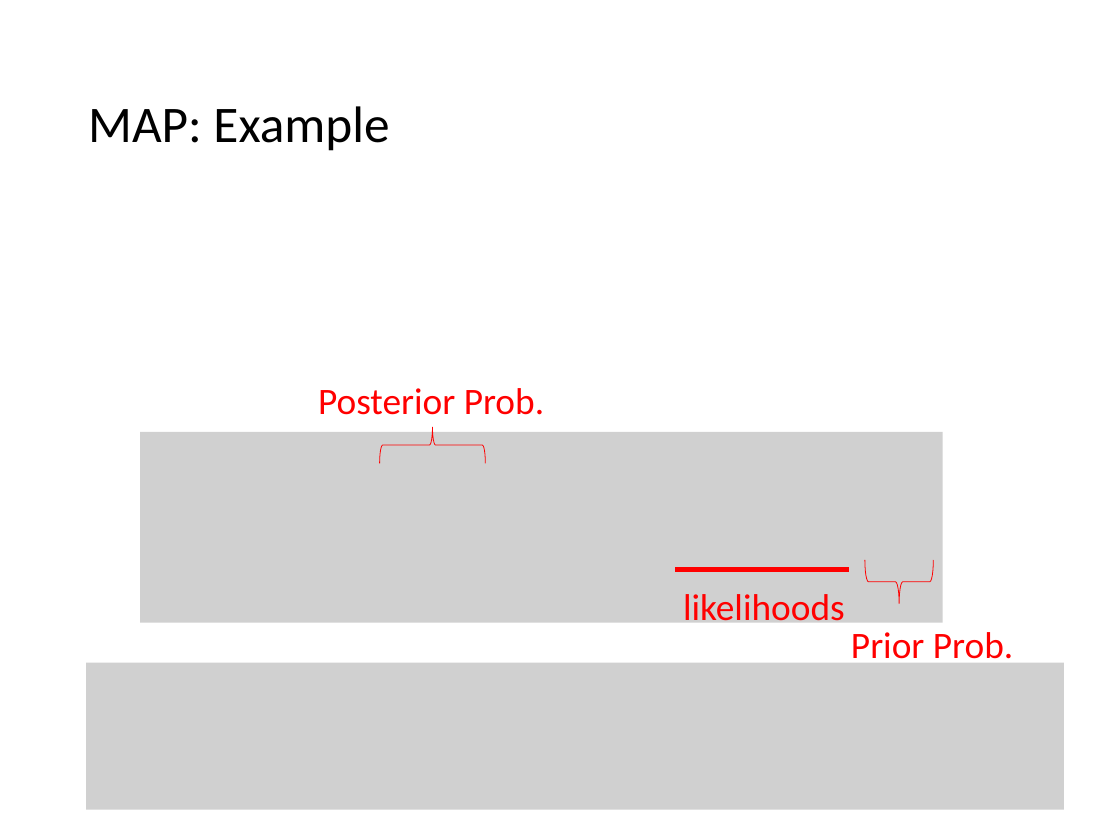
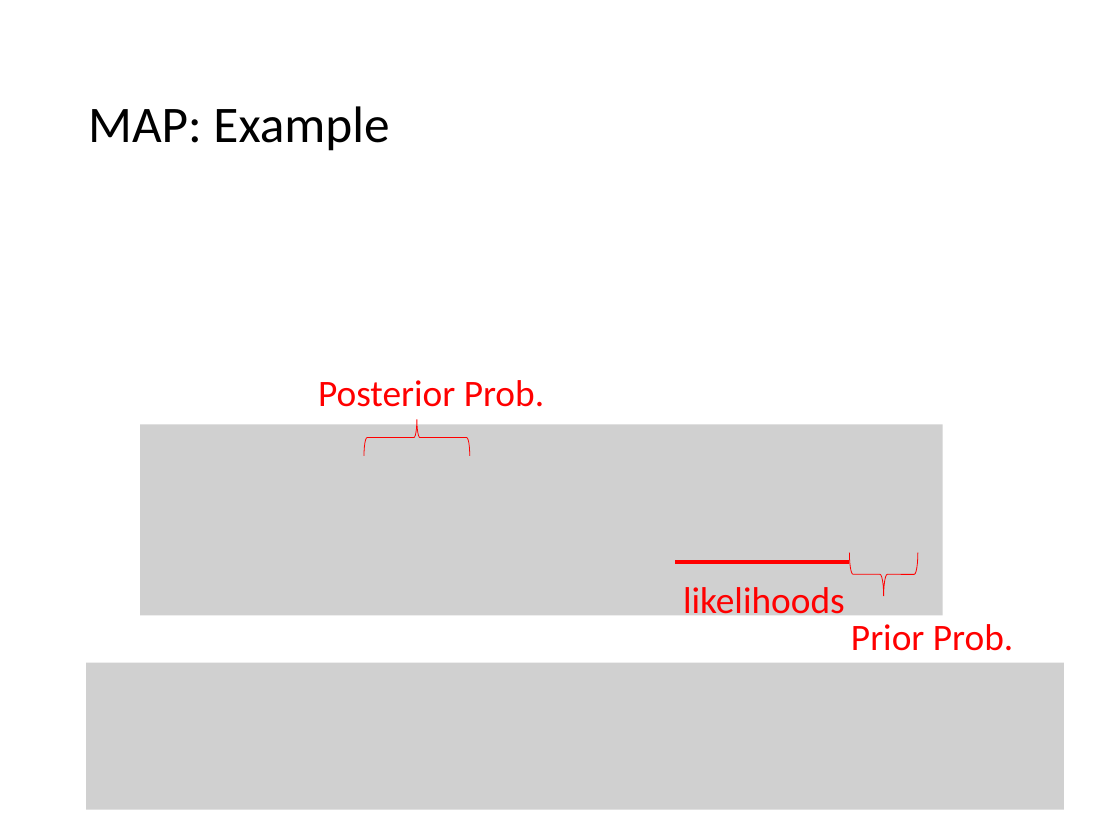
Before and after one commit to mhahsler/CS7320-AI, a slide deck: slide 36 of slides/12_uncertainty.pptx. Drawn at 1120x840 pixels with LibreOffice and Linux fonts; fonts in the diff are those of the drawing; grey boxes stand for pictures. Boxes give left, top, right and bottom in pixels: in the first picture for what was removed or moved away, otherwise in the second. Text is boxed around its words. In the diff, an @@ line names an element or a change of style, - is before the commit and + after.

```diff
--- a/slides/12_uncertainty.pptx
+++ b/slides/12_uncertainty.pptx
@@ right brace: place and size @@
-right brace at bbox=[380, 426, 486, 463]
+right brace at bbox=[365, 419, 470, 456]
@@ 2 texts, 1 picture: place and size @@
-2 texts, 1 picture at bbox=[140, 388, 1013, 668]
+2 texts, 1 picture at bbox=[140, 380, 1013, 651]
@@ line moved from (675, 569) - (849, 569) to (675, 562) - (849, 562) @@
@@ right brace: place and size @@
-right brace at bbox=[865, 560, 933, 604]
+right brace at bbox=[849, 552, 917, 596]
@@ text "likelihoods": place and size @@
-text "likelihoods" at bbox=[683, 594, 845, 630]
+text "likelihoods" at bbox=[683, 587, 845, 623]
```
Also in this commit, not shown: 14 other slides changed, 1 other file.
